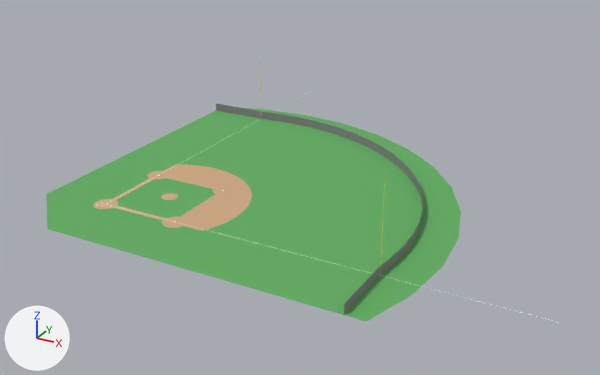
The Blender file apps/lab-mobile/60 ft field.blend, before and after one commit.
One viewpoint serves both versions: a 50 mm lens placed at (114.6, -122.0, 74.9), pointed at (30.9, 30.1, -1.2). Every picture has the same lights, and +X, +Y and +Z are marked at lower left. The picture after the commit comes second.

The scene before the commit, as lines of its bpy script (objects in view):
```python
me_fence = bpy.data.meshes.new('fence')
me_fence.from_pydata(...)  # 100 vertices, 60 faces; spans x -22.4..97.1, y -22.2..97.1, z 0.0..2.1
me_fence.materials.append(mat_bb_fence)  # grey #818181
me_if_dirt = bpy.data.meshes.new('IF_dirt')
me_if_dirt.from_pydata(...)  # 192 vertices, 100 faces; spans x -4.0..42.0, y -4.0..42.0, z 0.0
me_if_dirt.materials.append(mat_bb_infielddirt)  # brown #ceaa81
me_if_grass = bpy.data.meshes.new('IF_grass')
me_if_grass.from_pydata(...)  # 185 vertices, 96 faces; spans x 0.9..26.5, y 0.9..26.5, z 0.0
me_if_grass.materials.append(mat_bb_grass)  # green #61ad61
me_of_grass = bpy.data.meshes.new('OF_grass')
me_of_grass.from_pydata(...)  # 168 vertices, 87 faces; spans x -22.4..109.1, y -22.4..109.1, z 0.0
me_of_grass.materials.append(mat_bb_grass)  # green #61ad61
ob_fence = bpy.data.objects.new('fence', me_fence)
ob_fence.location = (0.0, 0.0, 0.0)
ob_fence.scale = (0.667, 0.667, 1.0)
ob_if_dirt = bpy.data.objects.new('IF_dirt', me_if_dirt)
ob_if_dirt.location = (0.0, 0.0, 0.0)
ob_if_dirt.scale = (0.667, 0.667, 0.667)
ob_if_grass = bpy.data.objects.new('IF_grass', me_if_grass)
ob_if_grass.location = (0.0, 0.0, 0.0)
ob_if_grass.scale = (0.667, 0.667, 0.667)
ob_of_grass = bpy.data.objects.new('OF_grass', me_of_grass)
ob_of_grass.location = (0.0, 0.0, 0.0)
ob_of_grass.scale = (0.667, 0.667, 0.667)
```
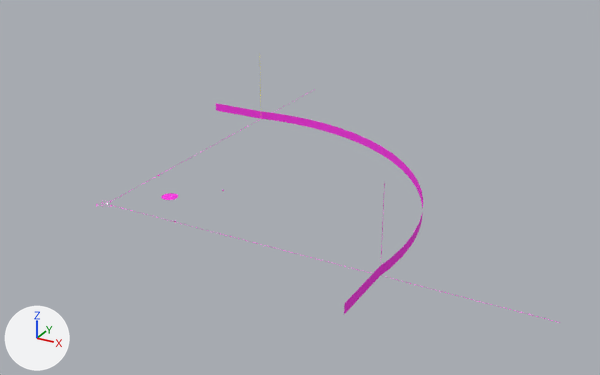
The change in detail:
Material 'BB_Chalk' (mat_bb_chalk) is new.
Its base color is (1.0, 0.0331, 0.807) (pink #ff33e8).
Its roughness is 0.95.
me_fence has 100 vertices, 60 faces and spans x -22.4..97.1, y -22.2..97.1, z 0.0..2.1.
me_fence no longer uses material mat_bb_fence (grey #818181).
me_fence gains material mat_bb_chalk (pink #ff33e8).
Object 'IF_grass' (ob_if_grass) is deleted.
Object 'IF_dirt' (ob_if_dirt) is deleted.
Object 'OF_grass' (ob_of_grass) is deleted.

Where the change shows, as pixel boxes [x1, y1, x2, y2] in the pictures (600 x 375 px):
'OF_grass', deleted (green)
    before: [46, 108, 461, 321]
'IF_dirt', deleted (brown)
    before: [93, 164, 252, 231]
'fence', recoloured
    both: [216, 103, 423, 314]
'IF_grass', deleted (green)
    before: [116, 178, 215, 218]
